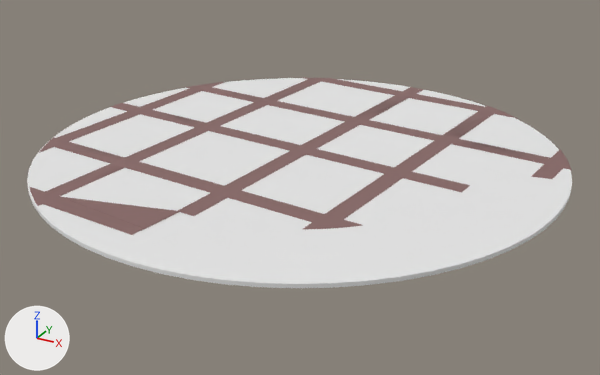
Renders of the FBX model Assets/Scenes/Lighthouse/Environment/Building/Last Floor/Ceiling.fbx from each side of a commit.
Camera for both pictures: a 50 mm camera at (10.06, -18.23, 24.12) aimed at (0.09, -0.11, 15.06). The axes (+X, +Y, +Z) are drawn at lower left. The lights are the same throughout. Where no turn or scale is listed for an object, it has been applied to the vertices.

The first picture shows 'Collizion.001', 'Grid.003'.
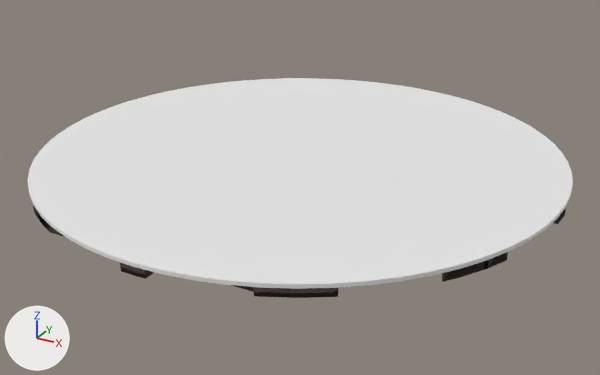
Where the change shows, as pixel boxes [x1, y1, x2, y2] in the pictures (600 x 375 px):
```json
{"object": "Collizion.001", "change": "turned", "before": [27, 78, 572, 288], "after": [28, 78, 573, 289]}
{"object": "Grid.003", "change": "deleted", "before": [30, 78, 571, 235]}
{"object": "Cube.009", "change": "added", "after": [33, 205, 566, 298], "on screen": "black"}
```

Scene script edits in JSON lines:
```json
{"op": "add", "block": "mat_floor_2_001", "code": ["mat_floor_2_001 = principled_material('floor-2.001')", "mat_floor_2_001.base_color = (0.0515, 0.0332, 0.0321)  # black #403332", "mat_floor_2_001.roughness = 1.0"]}
{"op": "add", "block": "me_cube_009", "code": ["me_cube_009 = bpy.data.meshes.new('Cube.009')", "me_cube_009.from_pydata(...)  # 126 vertices, 59 faces; spans x -6.85..7.15, y -6.83..7.17, z -0.1..0.1", "me_cube_009.materials.append(mat_floor_2_001)  # black #403332"]}
{"op": "set", "path": "ob_collizion_001.rotation_euler", "old": "(1.571, 0.0, 0.0)", "new": "(1.571, 0.0, -0.392)", "note": "degrees (90, 0, 0) -> degrees (90, 0, -22)"}
{"op": "remove", "block": "ob_grid_003", "code": ["ob_grid_003 = bpy.data.objects.new('Grid.003', me_cube_515)", "ob_grid_003.location = (0.0, 0.0, 0.0)"]}
{"op": "add", "block": "ob_cube_009", "code": ["ob_cube_009 = bpy.data.objects.new('Cube.009', me_cube_009)", "ob_cube_009.location = (-0.14, -0.14, 15.84)"]}
```
